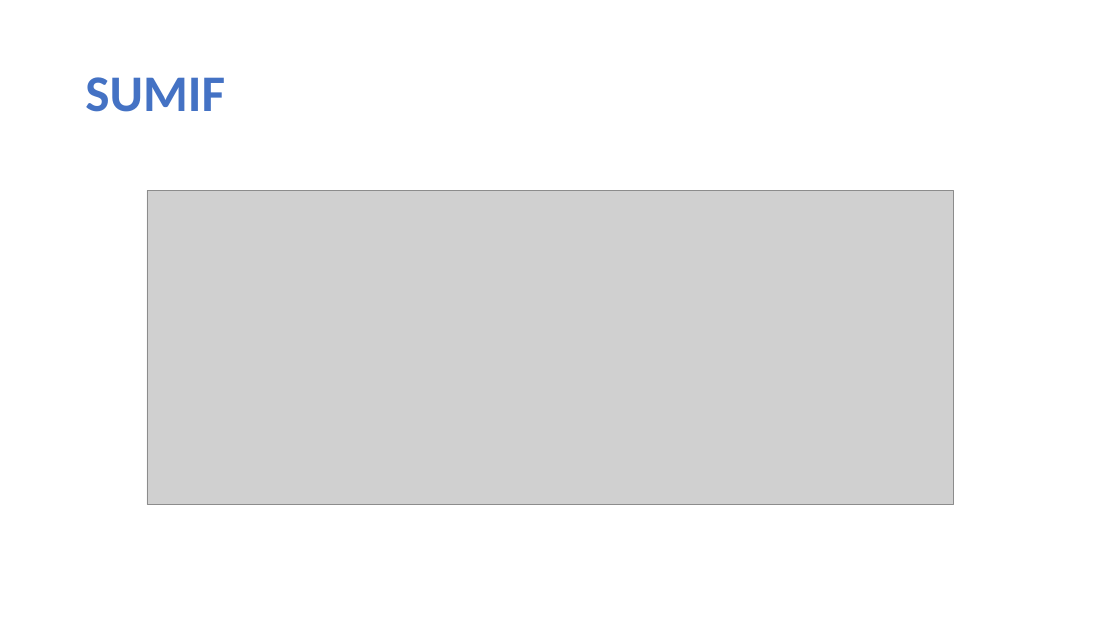
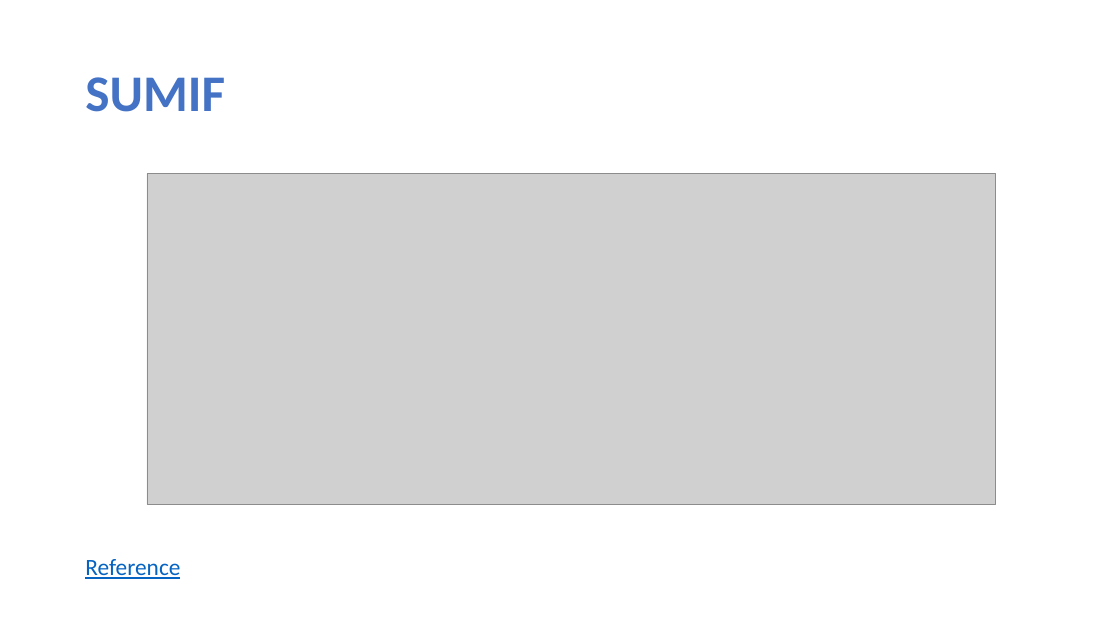
Before and after one commit to mtruongg/2022-workshop-excel, a slide deck: slide 4 of Week-04/Week-04_ConditionalFunctionsAndDataValidation.pptx. Drawn at 1120x630 pixels with LibreOffice and Linux fonts; fonts in the diff are those of the drawing; grey boxes stand for pictures. Boxes give left, top, right and bottom in pixels: in the first picture for what was removed or moved away, otherwise in the second. Text is boxed around its words. In the diff, an @@ line names an element or a change of style, - is before the commit and + after.

```diff
--- a/Week-04/Week-04_ConditionalFunctionsAndDataValidation.pptx
+++ b/Week-04/Week-04_ConditionalFunctionsAndDataValidation.pptx
@@ picture resized from (x1=147, y1=191, x2=954, y2=505) to (x1=147, y1=174, x2=996, y2=505) @@
@@ text added at (x1=85, y1=559, x2=180, y2=579), 20 pt, text #0563C1, underline @@
+Reference
```
Also in this commit, not shown: 3 other slides changed.
